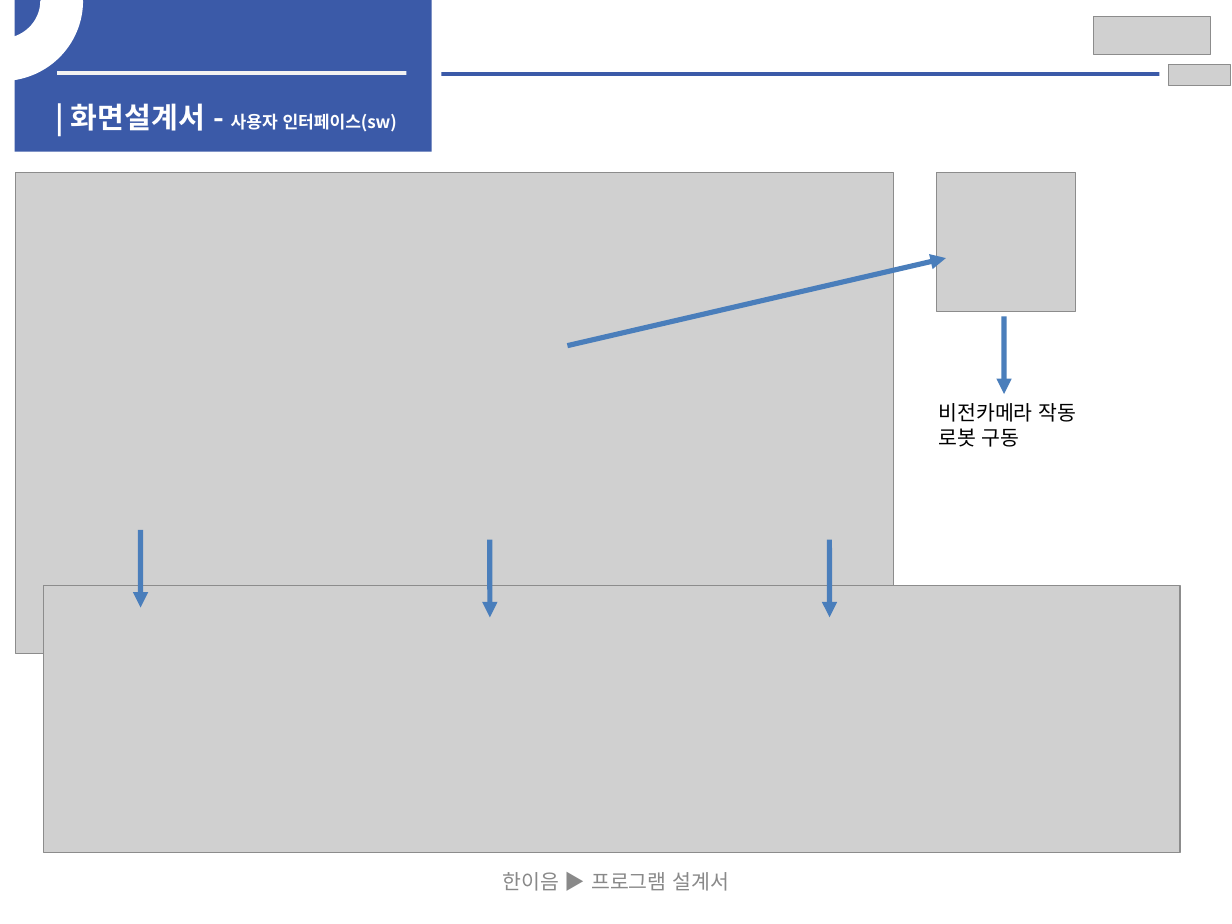
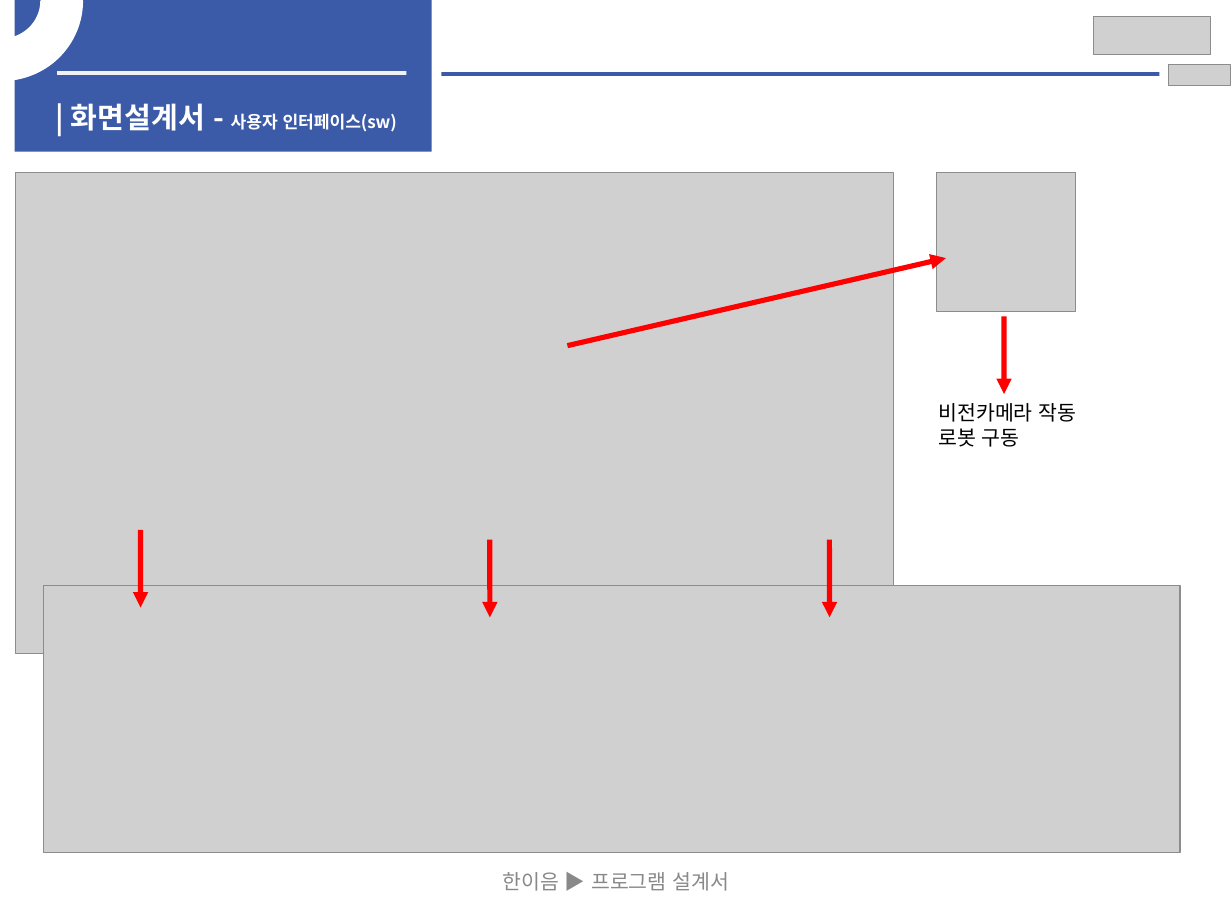
Before and after one commit to dandeeAndy/CapstoneDesign, a slide deck: slide 7 of hanium/제작설계서_안승찬.ppt. Drawn at 1232x924 pixels with LibreOffice and Linux fonts; fonts in the diff are those of the drawing; grey boxes stand for pictures. Boxes give left, top, right and bottom in pixels: in the first picture for what was removed or moved away, otherwise in the second. Text is boxed around its words. In the diff, an @@ line names an element or a change of style, - is before the commit and + after.

```diff
--- a/hanium/제작설계서_안승찬.ppt
+++ b/hanium/제작설계서_안승찬.ppt
@@ arrow (568, 346) - (946, 257): stroke #4A7EBB 3 pt to #FF0000 3 pt @@
@@ arrow (1004, 317) - (1004, 394): stroke #4A7EBB 3 pt to #FF0000 3 pt @@
@@ arrow (140, 530) - (140, 607): stroke #4A7EBB 3 pt to #FF0000 3 pt @@
@@ arrow (490, 540) - (490, 617): stroke #4A7EBB 3 pt to #FF0000 3 pt @@
@@ arrow (829, 540) - (829, 617): stroke #4A7EBB 3 pt to #FF0000 3 pt @@
```
Also in this commit, not shown: 5 other slides changed, 4 other files.
